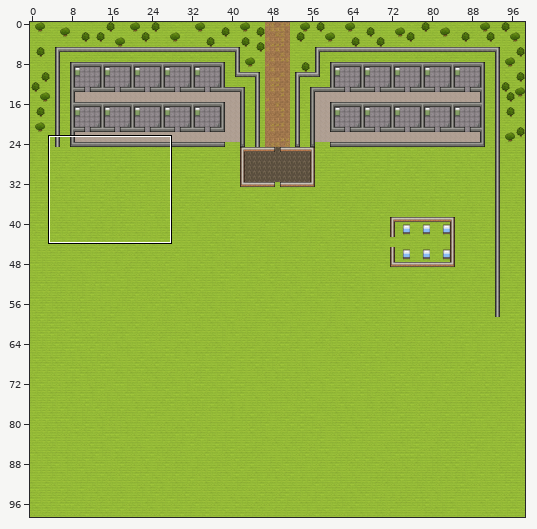
Tiled map -- Map/Map(good).tmx. Above: a wide view before the commit, with the close-up outlined.
Close-up. Earlier state:
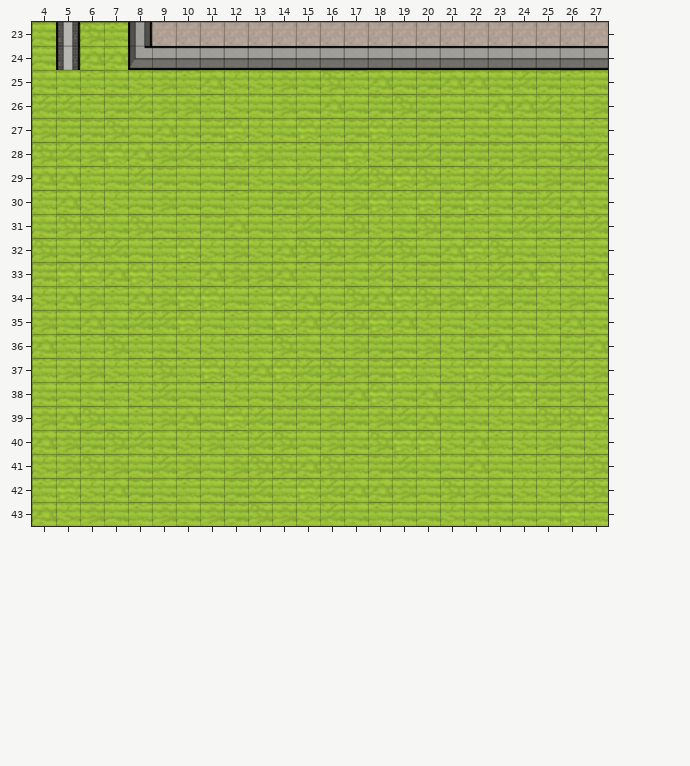
Cells are 32x32 px. Shown: x 4..27, y 23..43. The commit also changed other parts of the map, which this record leaves out.
And afterwards:
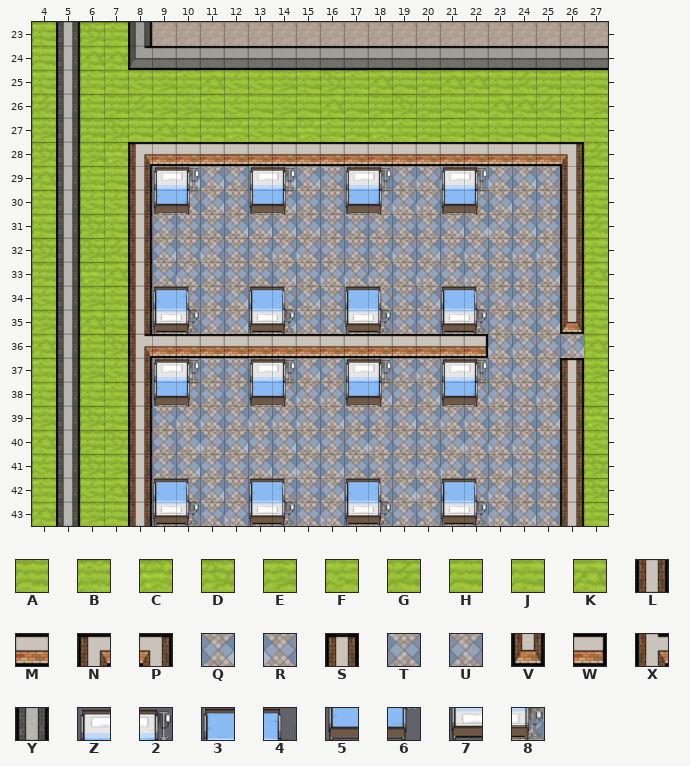
Key: from "Tileset": A 128, B 129, C 130, D 131, E 132, F 160, G 161, H 162, J 163, K 164, L 264, M 265, N 266, P 267, Q 276, R 277, S 296, T 308, U 309, V 328, W 329, X 332, Y 392, Z 1483, 2 1484, 3 1485, 4 1486, 5 1515, 6 1516, 7 1517, 8 1518.
_ is an empty cell.
Tiles replaced or removed in this view: A, B, C, D, E, F, G, H, J, K.
See-through tiles are keyed as they look on the map.
The exact change:
Changed rows in their new state; . is an unchanged cell.
Layer "Floor":
first column x 5:
25 _....................
26 _....................
27 _....................
28 _..__________________
29 _.._TQQUTQQTUTURRTRQ_
30 _.._TRQTUQTTUURRUTQU_
31 _.._UTTQQQQTTUTUQQRQ_
32 _.._QTRTTRRUTTRQTRTR_
33 _.._TRTTTQTRRRTRURTU_
34 _.._UUTQQTQTTRTQQTUR_
35 _.._QRUQQQTTRUTTUUUR_
36 _.._______________RRR
37 _.._QUTTQUQUTUURUTTR_
38 _.._TTTUQRRRQQUQTRRT_
39 _.._TRRURRRQTUQURRUT_
40 _.._UQRQUQQUQRUTQRRR_
41 _.._UQUUQQRQTUURRUQT_
42 _.._QUQTTUTQQRQRUTRT_
43 _.._TUTRTUTRQRUUQURQ_
Layer "Walls":
first column x 5:
25 Y.....................
26 Y.....................
27 Y.....................
28 Y..NMMMMMMMMMMMMMMMMMP
29 Y..L................UL
30 Y..L................TL
31 Y..L................UL
32 Y..L................RL
33 Y..L................QL
34 Y..L................TL
35 Y..L................QV
36 Y..XMMMMMMMMMMMMMW..UQ
37 Y..L................QS
38 Y..L................RL
39 Y..L................QL
40 Y..L................TL
41 Y..L................TL
42 Y..L................TL
43 Y..L................TL
Layer "Objects":
first column x 9:
29 Z2..Z2..Z2..Z2
30 56..56..56..56
first column x 9:
34 34..34..34..34
35 78..78..78..78
37 Z2..Z2..Z2..Z2
38 56..56..56..56
first column x 9:
42 34..34..34..34
43 78..78..78..78
